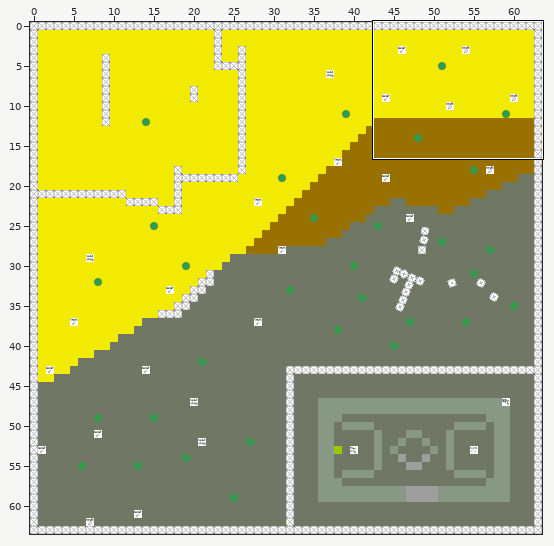
A Tiled map gets an edit: res/map.tmx. Above: a wide view before the commit, with the close-up outlined.
Close-up. Before the edit:
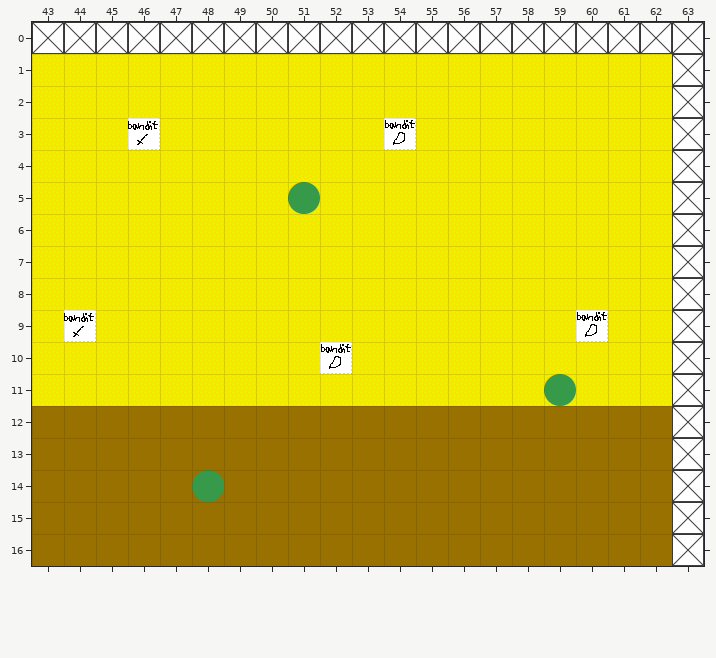
Cells are 32x32 px. Shown: x 43..63, y 0..16. The commit also changed other parts of the map, which this record leaves out. Tiles whose own drawing changed are shown in their newer look in all pictures.
New version:
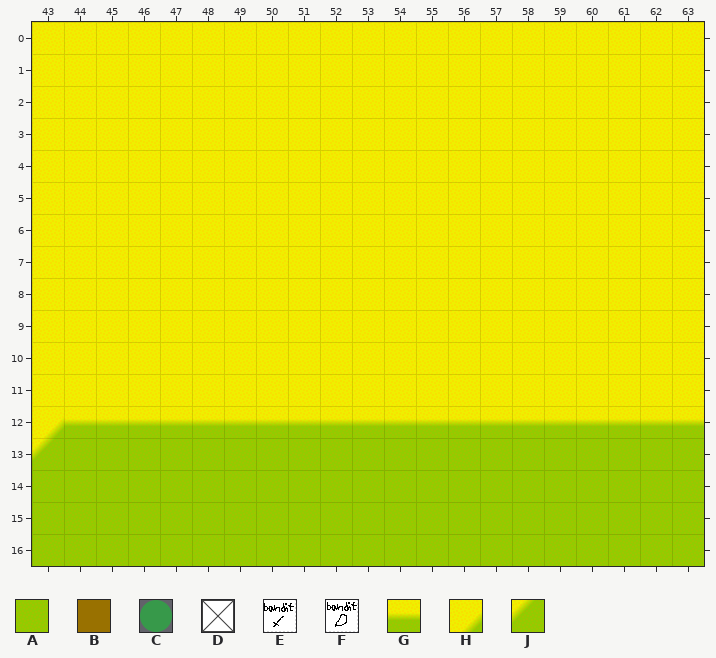
Key: from "tiles": A 1, B 2, C 4 "tree", D 5 "stonewall", E 8 "banditsword", F 9 "banditarcher", G 14, H 20, J 27.
_ is an empty cell, # one hidden under a higher layer, . an unchanged one.
Edits made:
--- layer "Tiles"
@@ x 43..63 @@
-12 BBBBBBBBBBBBBBBBBBBB#
-13 BBBBBBBBBBBBBBBBBBBB#
-14 BBBBBBBBBBBBBBBBBBBB#
-15 BBBBBBBBBBBBBBBBBBBB#
-16 BBBBBBBBBBBBBBBBBBBB#
+12 HGGGGGGGGGGGGGGGGGGGG
+13 JAAAAAAAAAAAAAAAAAAAA
+14 AAAAAAAAAAAAAAAAAAAAA
+15 AAAAAAAAAAAAAAAAAAAAA
+16 AAAAAAAAAAAAAAAAAAAAA
--- layer "Obstacles" (now hidden)
@@ x 43..63 @@
- 0 DDDDDDDDDDDDDDDDDDDDD
- 1 ....................D
- 2 ....................D
- 3 ....................D
- 4 ....................D
- 5 ........C...........D
- 6 ....................D
- 7 ....................D
- 8 ....................D
- 9 ....................D
-10 ....................D
-11 ................C...D
-12 ....................D
-13 ....................D
-14 .....C..............D
-15 ....................D
-16 ....................D
+ 0 _____________________
+ 1 ...................._
+ 2 ...................._
+ 3 ...................._
+ 4 ...................._
+ 5 ........_..........._
+ 6 ...................._
+ 7 ...................._
+ 8 ...................._
+ 9 ...................._
+10 ...................._
+11 ................_..._
+12 ...................._
+13 ...................._
+14 ....._.............._
+15 ...................._
+16 ...................._
--- layer "Objects" (now hidden)
@@ x 46..54 @@
- 3 E.......F
+ 3 _......._
@@ x 44..60 @@
- 9 E...............F
-10 ........F........
+ 9 _..............._
+10 ........_........
Where, in picture pixels (left, top, right, bottom), the same in both close-ups:
changed: (32, 22, 704, 566)
